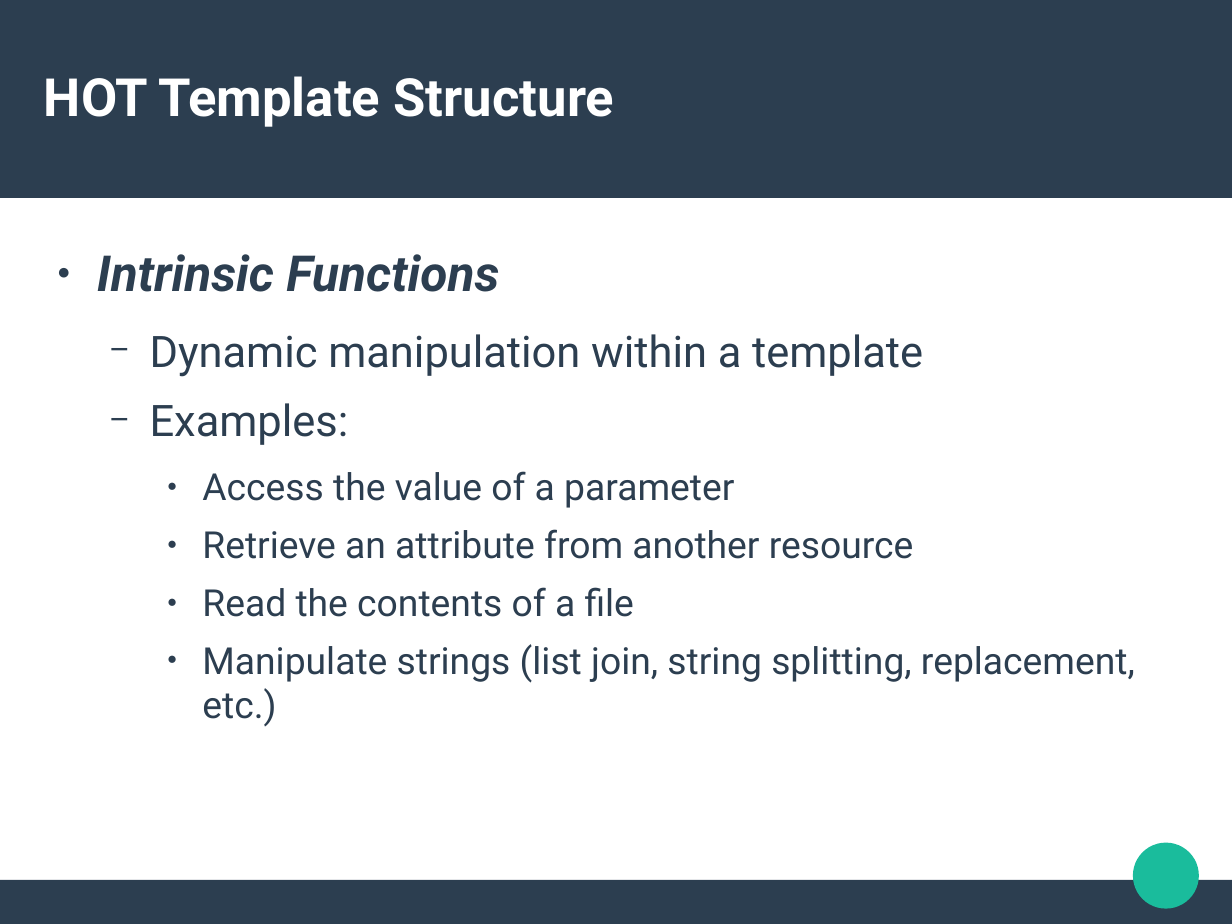
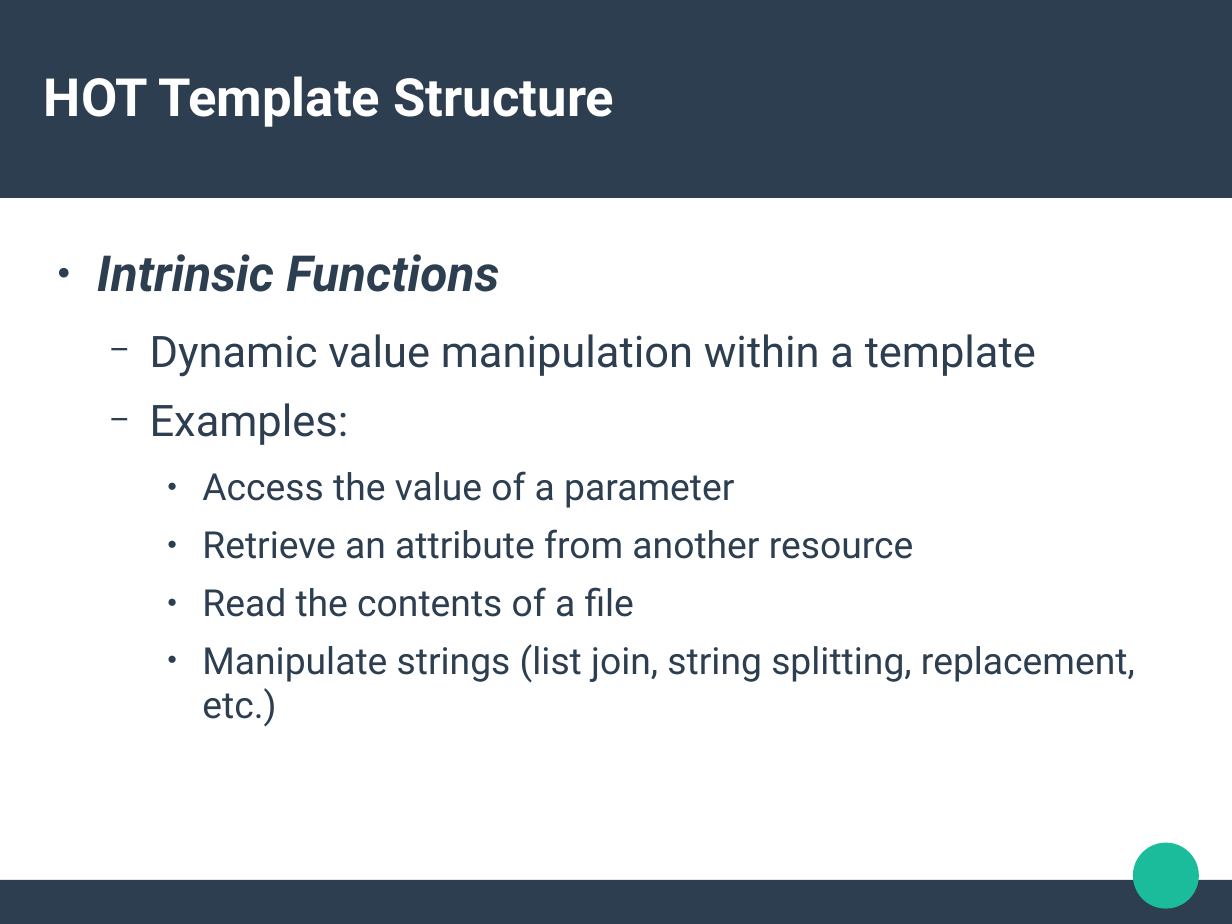
Before and after one commit to jdob/kukri, a slide deck: slide 15 of heat-templates/devconf-demo/devconf-2016.odp. Drawn at 1232x924 pixels with LibreOffice and Linux fonts; fonts in the diff are those of the drawing. Boxes give left, top, right and bottom in pixels: in the first picture for what was removed or moved away, otherwise in the second. Text is boxed around its words. In the diff, an @@ line names an element or a change of style, - is before the commit and + after.

```diff
--- a/heat-templates/devconf-demo/devconf-2016.odp
+++ b/heat-templates/devconf-demo/devconf-2016.odp
@@ text at box(150, 334, 1036, 377): text changed @@
-  − Dynamic manipulation within a template
+  − Dynamic value manipulation within a template
```
Also in this commit, not shown: 6 other slides changed, 1 other file.
